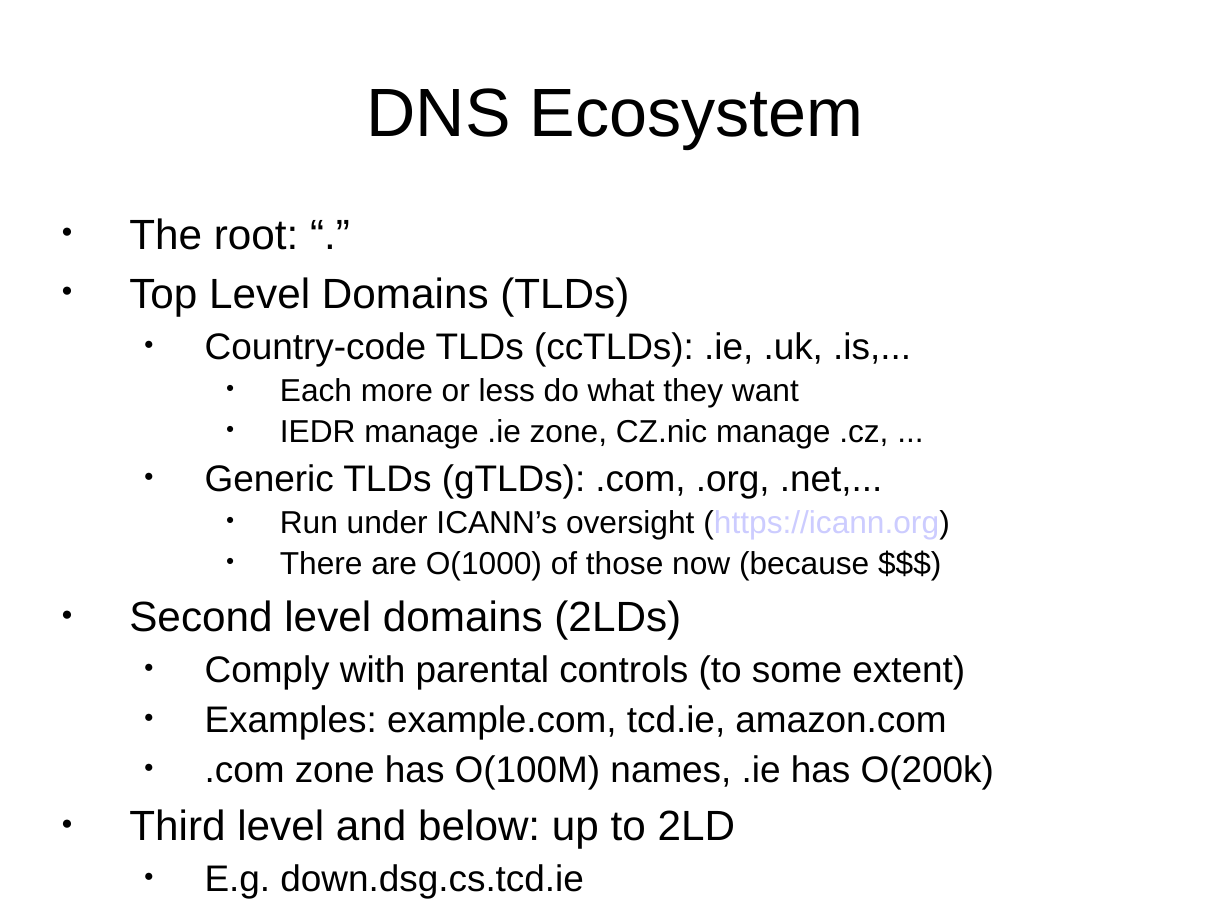
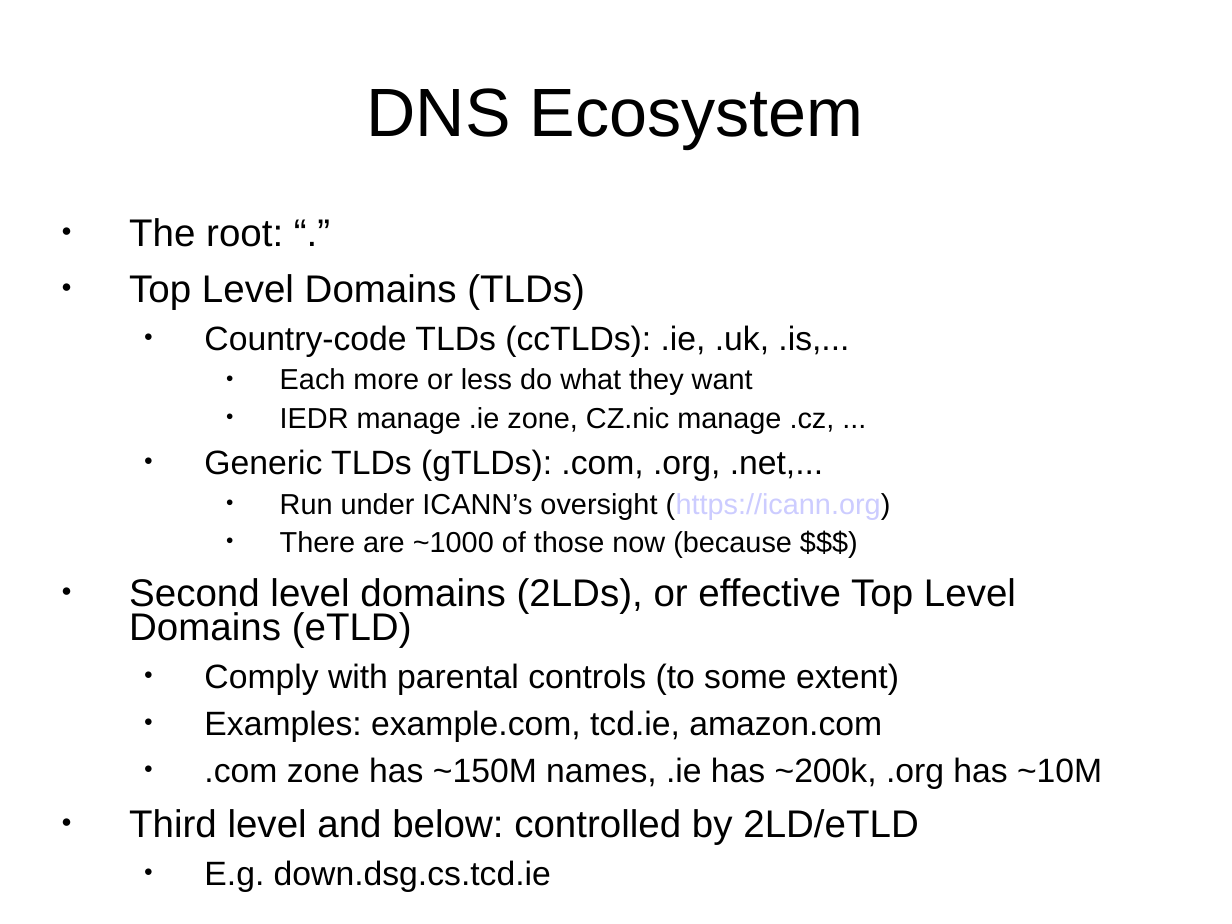
Before and after one commit to sftcd/cs7053, a slide deck: slide 6 of 2016lectures/10-dns.ppt (slide 4 before the commit). Drawn at 1232x924 pixels with LibreOffice and Linux fonts; fonts in the diff are those of the drawing. Boxes give left, top, right and bottom in pixels: in the first picture for what was removed or moved away, otherwise in the second. Text is boxed around its words. In the diff, an @@ line names an element or a change of style, - is before the commit and + after.

```diff
--- a/2016lectures/10-dns.ppt
+++ b/2016lectures/10-dns.ppt
@@ text at [129,218,899,892]: size 27.2 to 24.8 pt in "The root: “.”", "Top Level Domains (TLDs)"; size 23.8 to 21.7 pt in "Country-code TLDs (ccTLDs): .ie, .uk, .is,...", "Generic TLDs (gTLDs): .com, .org, .net,...", "Comply with parental controls (to some extent)", "Examples: example.com, tcd.ie, amazon.com" and 1 more places; size 20.4 to 18.6 pt in "Each more or less do what they ...", "IEDR manage .ie zone, CZ.nic manage .cz, ...", "Run under ICANN’s oversight (https://icann.org)" @@
@@ text at [129,531,1016,648]: text changed; size 20.4 to 24.8 pt @@
-    ● There are O(1000) of those now (because $$$)
-● Second level domains (2LDs)
+    ● There are ~1000 of those now (because $$$)
+● Second level domains (2LDs), or effective Top Level Domains (eTLD)
@@ text at [129,757,1102,845]: text changed; size 23.8 to 21.7 pt @@
-  ● .com zone has O(100M) names, .ie has O(200k)
-● Third level and below: up to 2LD
+  ● .com zone has ~150M names, .ie has ~200k, .org has ~10M
+● Third level and below: controlled by 2LD/eTLD
```
Also in this commit, not shown: 14 other slides changed, 4 slides added, 2 other files.
